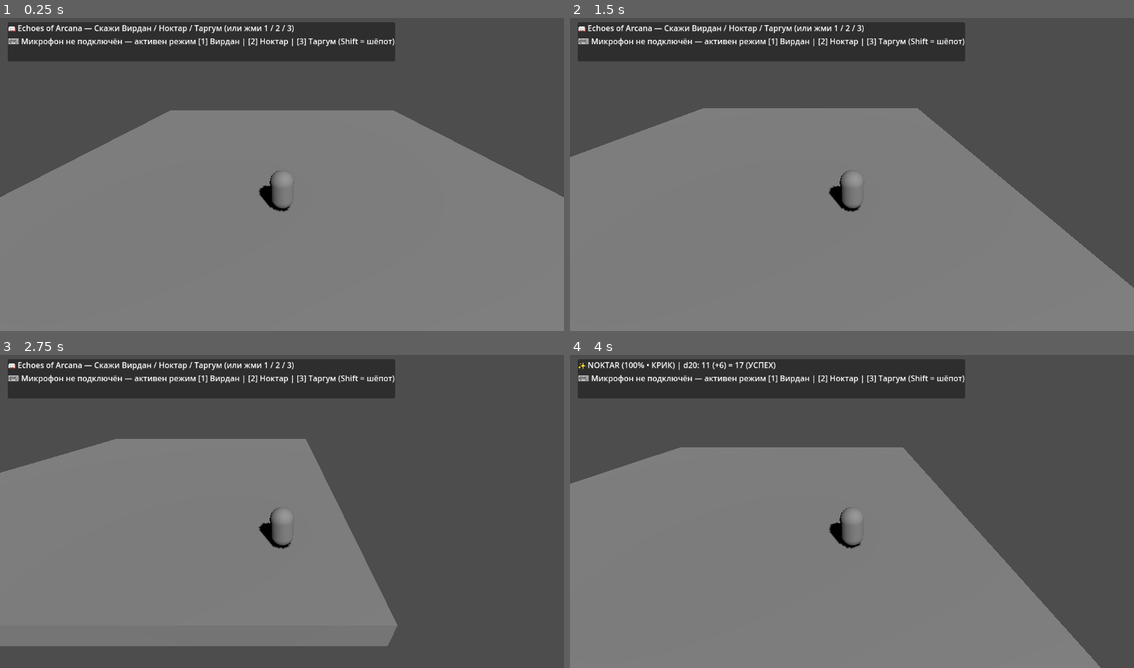
Above: before the commit, frames 1-4 (two rows, left to right).
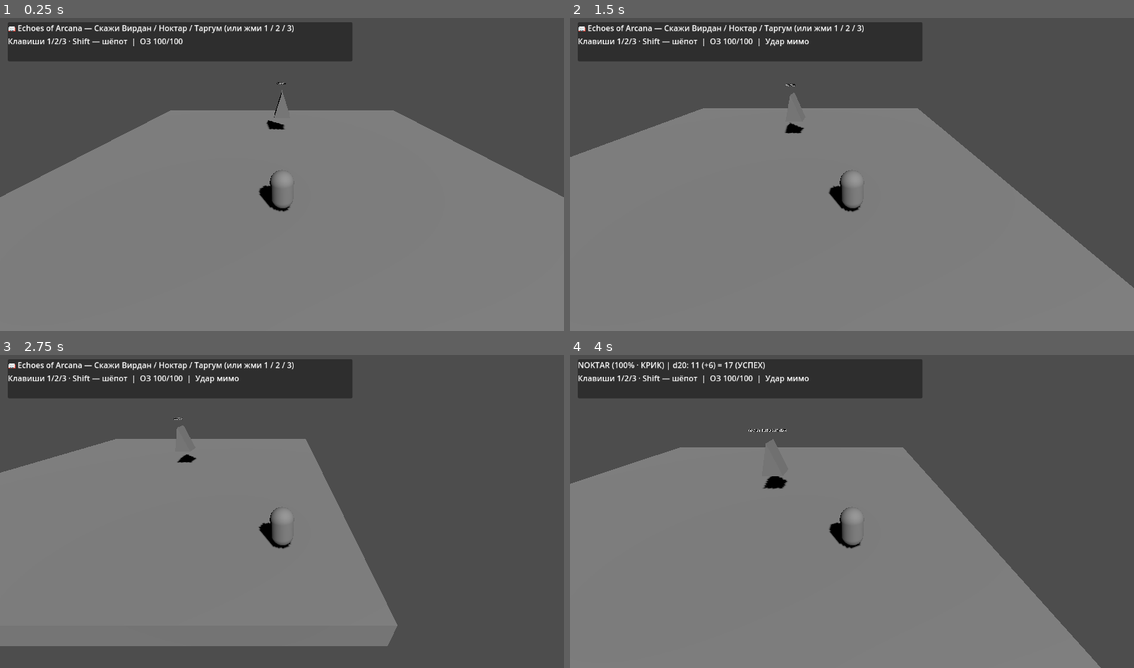
Above: after the commit, the same moments.

Repository: Alizhan2/Game-x
Game: Godot game, scene res://scenes/main.tscn
Same seed, same stepped clock (60 frames per second), same inputs: the game is played once before the commit and once after it.
Inputs (mouse positions are in pixels of both pictures, inside the frame that each line leads up to):
- Up to frame 1 (0.25 s): no input
- Up to frame 2 (1.5 s): tap Enter at 0.5 s; move the mouse to (976, 155) at 0.52 s; press the mouse at (976, 155) at 0.53 s; hold D (move_right) 0.53-1.28 s; move the mouse to (739, 187) at 1.27 s; release the mouse at (739, 187) at 1.28 s; hold S (move_back) from 1.28 s (still down); tap V (push_to_talk) at 1.35 s
- Up to frame 3 (2.75 s): click (169, 524) at 1.55 s; move the mouse to (338, 439) at 2.02 s; release S (move_back) at 2.03 s; hold D (move_right) from 2.03 s (still down); hold 0 (silence_hold) from 2.03 s (still down); click (338, 439) at 2.3 s
- Up to frame 4 (4 s): move the mouse to (823, 574) at 2.77 s; release D (move_right) at 2.78 s; release 0 (silence_hold) at 2.78 s; hold W (move_forward) 2.78-3.53 s; tap 2 (spell_noktar) at 2.85 s; click (823, 574) at 3.05 s; move the mouse to (1021, 558) at 3.52 s; press the mouse at (1021, 558) at 3.53 s; hold A (move_left) from 3.53 s (still down); tap 3 (spell_targum) at 3.6 s

The runs differ from the first frame. In frame 1, 1.7% of the frame differs, in the area x 1-71%, y 1-36%; in frame 2, 1.8%; in frame 3, 1.8%; in frame 4, 2.3%, in the area x 1-71%, y 1-43%.

Commit message:
Implement spell combat, melee and natural d20 outcomes (#7)

Diff:
--- a/godot_project/project.godot
+++ b/godot_project/project.godot
@@ -17,6 +17,11 @@
 AdaptiveAI="*res://scripts/adaptive_ai.gd"
 
 [input]
+
+melee_attack={
+"deadzone": 0.5,
+"events": [Object(InputEventMouseButton,"button_index":1)]
+}
 
 move_forward={
 "deadzone": 0.5,
--- /dev/null
+++ b/godot_project/scripts/combat_guard.gd
@@ -0,0 +1,109 @@
+class_name CombatGuard
+extends Node3D
+
+## Place this script on an ordinary guard, or extend it for a story encounter.
+@export var max_health: int = 60
+@export var approach_speed: float = 1.8
+@export var detection_radius: float = 12.0
+
+const STRIKE_RANGE := 2.8
+const BEAM_RANGE := 8.0
+const WINDUP := 1.2
+const RECOVERY := 2.0
+
+@onready var health: int = max_health
+var rooted_for := 0.0
+var exposed_for := 0.0
+var _recovery := RECOVERY
+var _windup := 0.0
+var _casting_beam := false
+var _status := Label3D.new()
+
+func _ready() -> void:
+	add_to_group(&"combat_guards")
+	# The starter arena has an empty Keeper node. Authored models take precedence.
+	if find_children("*", "MeshInstance3D", true, false).is_empty():
+		var body := MeshInstance3D.new()
+		body.mesh = PrismMesh.new()
+		body.scale = Vector3(1.2, 1.8, 1.2)
+		add_child(body)
+	_status.position.y = 1.45
+	_status.billboard = BaseMaterial3D.BILLBOARD_ENABLED
+	_status.font_size = 38
+	add_child(_status)
+	_update_status()
+
+func expose(duration: float) -> void:
+	exposed_for = maxf(exposed_for, duration)
+	_update_status()
+
+func bind_roots(duration: float) -> void:
+	rooted_for = maxf(rooted_for, duration)
+	_windup = 0.0
+	_recovery = RECOVERY
+	_update_status()
+
+func receive_strike(base_damage: int) -> int:
+	var damage := base_damage * 2 if exposed_for > 0.0 else base_damage
+	exposed_for = 0.0
+	health = maxi(0, health - damage)
+	if health == 0:
+		_on_defeated()
+	_update_status()
+	return damage
+
+func _on_defeated() -> void:
+	queue_free()
+
+func _physics_process(delta: float) -> void:
+	if is_queued_for_deletion():
+		return
+	exposed_for = maxf(0.0, exposed_for - delta)
+	rooted_for = maxf(0.0, rooted_for - delta)
+	_recovery = maxf(0.0, _recovery - delta)
+	var player := get_tree().get_first_node_in_group(&"combat_player") as ArcanaPlayer
+	if player != null and rooted_for <= 0.0:
+		_track_player(player, delta)
+	_update_status()
+
+func _track_player(player: ArcanaPlayer, delta: float) -> void:
+	var offset := player.global_position - global_position
+	offset.y = 0.0
+	var distance := offset.length()
+	if player.stealth_left > 0.0 or distance > detection_radius:
+		_windup = 0.0
+		return
+	# Arena guards cannot see or hit through closed passages.
+	var sight := PhysicsRayQueryParameters3D.create(global_position, player.global_position)
+	sight.exclude = [player.get_rid()]
+	if not get_world_3d().direct_space_state.intersect_ray(sight).is_empty():
+		_windup = 0.0
+		return
+	if _windup > 0.0:
+		_windup = maxf(0.0, _windup - delta)
+		if _windup == 0.0:
+			var reach := BEAM_RANGE if _casting_beam else STRIKE_RANGE
+			if distance <= reach:
+				player.take_hit(14 if _casting_beam else 9, _casting_beam)
+			_recovery = RECOVERY
+	elif _recovery == 0.0 and distance <= BEAM_RANGE:
+		_casting_beam = distance > STRIKE_RANGE
+		_windup = WINDUP
+	elif distance > STRIKE_RANGE * 0.8:
+		global_position += offset.normalized() * minf(approach_speed * delta, distance - STRIKE_RANGE * 0.8)
+
+func _update_status() -> void:
+	var tags := PackedStringArray()
+	if rooted_for > 0.0:
+		tags.append("КОРНИ")
+	if exposed_for > 0.0:
+		tags.append("УЯЗВИМОСТЬ")
+	if _windup > 0.0:
+		tags.append("ГОТОВИТ ЛУЧ" if _casting_beam else "ЗАМАХ")
+	_status.text = "%d / %d  %s" % [health, max_health, " · ".join(tags)]
+	if exposed_for > 0.0:
+		_status.modulate = Color("d7a4ff")
+	elif rooted_for > 0.0:
+		_status.modulate = Color("86efa4")
+	else:
+		_status.modulate = Color.WHITE
--- a/godot_project/scripts/d20_roller.gd
+++ b/godot_project/scripts/d20_roller.gd
@@ -2,18 +2,24 @@
 extends RefCounted
 
 static func roll_spell(confidence: float, volume: float) -> Dictionary:
-	var base_d20: int = randi_range(1, 20)
-	var ai_bonus: int = int(round(clampf(confidence, 0.0, 1.0) * 4.0 + clampf(volume, 0.0, 1.0) * 2.0))
-	var total: int = base_d20 + ai_bonus
-	var tier: String = "УСПЕХ"
-	if base_d20 == 20 or total >= 21:
+	return resolve_roll(randi_range(1, 20), confidence, volume)
+
+static func resolve_roll(die: int, confidence: float, volume: float) -> Dictionary:
+	var bonus := roundi(clampf(confidence, 0.0, 1.0) * 4.0 + clampf(volume, 0.0, 1.0) * 2.0)
+	var total := die + bonus
+	var tier := "УСПЕХ"
+	var strength := 1.0
+	if die == 1:
+		tier = "СРЫВ"
+		strength = 0.0
+	elif die == 20:
 		tier = "КРИТИЧЕСКИЙ УСПЕХ"
+		strength = 1.5
 	elif total < 10:
 		tier = "СЛАБЫЙ КАСТ"
+		strength = 0.75
+	elif total >= 21:
+		tier = "СИЛЬНЫЙ КАСТ"
+		strength = 1.25
 
-	return {
-		"d20": base_d20,
-		"bonus": ai_bonus,
-		"total": total,
-		"tier": tier,
-	}
+	return {"d20": die, "bonus": bonus, "total": total, "tier": tier, "strength": strength}
--- a/godot_project/scripts/keeper_boss.gd
+++ b/godot_project/scripts/keeper_boss.gd
@@ -1,4 +1,4 @@
-extends Node3D
+extends CombatGuard
 
 enum Phase {
 	BEAM_SHIELD,
@@ -14,10 +14,18 @@
 var _combo_deadline_msec: int = 0
 
 func _ready() -> void:
+	super._ready()
 	VoiceReceiver.spell_heard.connect(_on_spell_heard)
 	VoiceReceiver.silence_updated.connect(_on_silence_updated)
 
-func _on_spell_heard(spell: String, _conf: float, _vol: float, _d20: Dictionary, _whisper: bool) -> void:
+# A broken combat stance staggers the Keeper. The ritual still determines the ending.
+func _on_defeated() -> void:
+	health = max_health
+	bind_roots(3.0)
+
+func _on_spell_heard(spell: String, _conf: float, _vol: float, d20: Dictionary, _whisper: bool) -> void:
+	if d20["d20"] == 1:
+		return
 	match current_phase:
 		Phase.BEAM_SHIELD:
 			if spell == "targum":
@@ -43,10 +51,12 @@
 		Phase.FINAL_CHOICE:
 			# Ending A: Player speaks a spell of Pervorech to restore magic
 			current_phase = Phase.FINISHED
+			set_physics_process(false)
 			GameState.finish_chapter_one("translator")
 
 func _on_silence_updated(silence_sec: float) -> void:
 	if current_phase == Phase.FINAL_CHOICE and silence_sec >= 5.0:
 		# Ending B: Player stays silent for 5 real seconds -> Price of Silence
 		current_phase = Phase.FINISHED
+		set_physics_process(false)
 		GameState.finish_chapter_one("silence")
--- a/godot_project/scripts/player.gd
+++ b/godot_project/scripts/player.gd
@@ -1,20 +1,56 @@
+class_name ArcanaPlayer
 extends CharacterBody3D
 
 @export var move_speed: float = 6.2
 @export var gravity: float = 20.0
+@export var spell_radius: float = 12.0
+@export var melee_reach: float = 3.2
 
-@onready var hud_spell_label: Label = $"../CanvasLayer/HudPanel/VBox/SpellLabel"
-@onready var hud_status_label: Label = $"../CanvasLayer/HudPanel/VBox/StatusLabel"
+const MAX_HEALTH := 100
+const MELEE_DAMAGE := 12
+const MELEE_COOLDOWN := 0.45
+
+@onready var hud_spell_label := get_node_or_null("../CanvasLayer/HudPanel/VBox/SpellLabel") as Label
+@onready var hud_status_label := get_node_or_null("../CanvasLayer/HudPanel/VBox/StatusLabel") as Label
+@onready var _spawn_position := global_position
+
+var health := MAX_HEALTH
+var shield_left := 0.0
+var stealth_left := 0.0
+var _melee_wait := 0.0
+var _attack_requested := false
+var _engine_connected := false
+var _last_hit := ""
+var _shield := MeshInstance3D.new()
 
 func _ready() -> void:
+	add_to_group(&"combat_player")
 	VoiceReceiver.spell_heard.connect(_on_spell_heard)
 	VoiceReceiver.engine_status_changed.connect(_on_engine_status_changed)
-	_on_engine_status_changed(false)
+	_shield.mesh = SphereMesh.new()
+	_shield.scale = Vector3(2.2, 2.2, 2.2)
+	var rune := StandardMaterial3D.new()
+	rune.transparency = BaseMaterial3D.TRANSPARENCY_ALPHA
+	rune.albedo_color = Color(0.96, 0.65, 0.23, 0.32)
+	_shield.material_override = rune
+	add_child(_shield)
+	_update_status()
 
 func _physics_process(delta: float) -> void:
+	var was_shielded := shield_left > 0.0
+	var was_stealthed := stealth_left > 0.0
+	shield_left = maxf(0.0, shield_left - delta)
+	stealth_left = maxf(0.0, stealth_left - delta)
+	if was_shielded != (shield_left > 0.0) or was_stealthed != (stealth_left > 0.0):
+		_update_status()
+	_melee_wait = maxf(0.0, _melee_wait - delta)
+	if _attack_requested:
+		_attack_requested = false
+		if _melee_wait == 0.0:
+			_melee_attack()
+
 	if not is_on_floor():
 		velocity.y -= gravity * delta
-
 	var input_dir := Vector2(
 		Input.get_axis("move_left", "move_right"),
 		Input.get_axis("move_forward", "move_back")
@@ -26,44 +62,119 @@
 	else:
 		velocity.x = move_toward(velocity.x, 0.0, move_speed)
 		velocity.z = move_toward(velocity.z, 0.0, move_speed)
-
 	move_and_slide()
 
+func _unhandled_input(event: InputEvent) -> void:
+	if event.is_action_pressed("melee_attack"):
+		_attack_requested = true
+
 func _on_engine_status_changed(connected: bool) -> void:
+	_engine_connected = connected
+	_update_status()
+
+func _update_status() -> void:
+	_shield.visible = shield_left > 0.0
 	if hud_status_label == null:
 		return
-	if connected:
-		hud_status_label.text = "🎙️ ИИ-модель ONNX активна (127.0.0.1:5055) | Клавиши 1/2/3 тоже работают"
-	else:
-		hud_status_label.text = "⌨️ Микрофон не подключён — активен режим [1] Вирдан | [2] Ноктар | [3] Таргум (Shift = шёпот)"
+	var parts := PackedStringArray(["Голос и клавиши" if _engine_connected else "Клавиши 1/2/3 · Shift — шёпот", "ОЗ %d/%d" % [health, MAX_HEALTH]])
+	if shield_left > 0.0:
+		parts.append("ЩИТ")
+	if stealth_left > 0.0:
+		parts.append("СКРЫТНОСТЬ")
+	if not _last_hit.is_empty():
+		parts.append(_last_hit)
+	hud_status_label.text = "  |  ".join(parts)
 
 func _on_spell_heard(spell: String, confidence: float, volume: float, d20: Dictionary, is_whisper: bool) -> void:
-	var mode_tag := "ШЁПОТ" if is_whisper else "КРИК"
+	if spell not in ["virdan", "noktar", "targum"]:
+		return
+	var mode_tag := "ШЁПОТ" if is_whisper else ("КРИК" if volume >= 0.7 else "ГОЛОС")
+	var cast_name := "[УДАЛЕНО]" if GameState.ui_censored else spell.to_upper()
 	if hud_spell_label != null:
-		if GameState.ui_censored:
-			hud_spell_label.text = "[УДАЛЕНО] | d20: %d (+%d) = %d (%s)" % [d20["d20"], d20["bonus"], d20["total"], d20["tier"]]
-		else:
-			hud_spell_label.text = "✨ %s (%d%% • %s) | d20: %d (+%d) = %d (%s)" % [
-				spell.to_upper(), int(round(confidence * 100.0)), mode_tag,
-				d20["d20"], d20["bonus"], d20["total"], d20["tier"]
-			]
-
+		hud_spell_label.modulate = Color.WHITE
+		if d20["d20"] == 1:
+			hud_spell_label.modulate = Color("ff9696")
+		elif d20["d20"] == 20:
+			hud_spell_label.modulate = Color("ffdc7a")
+		hud_spell_label.text = "%s (%d%% · %s) | d20: %d (+%d) = %d (%s)" % [
+			cast_name, roundi(confidence * 100.0), mode_tag, d20["d20"], d20["bonus"], d20["total"], d20["tier"]
+		]
+	if d20["d20"] == 1:
+		return
+	var strength: float = d20.get("strength", 1.5 if d20["d20"] == 20 else 1.0)
+	stealth_left = 0.0
+	_last_hit = ""
 	match spell:
 		"virdan":
-			_cast_virdan(volume)
+			for guard in _nearby_guards(spell_radius):
+				guard.bind_roots((2.5 + volume) * strength)
 		"noktar":
-			_cast_noktar(is_whisper)
+			for guard in _nearby_guards(spell_radius):
+				guard.expose(6.0 * strength)
+			_reveal_nearby()
+			if is_whisper:
+				stealth_left = 4.0 * strength
 		"targum":
-			_cast_targum(volume)
+			shield_left = maxf(shield_left, (2.5 + volume) * strength)
+	_update_status()
 
-func _cast_virdan(volume: float) -> void:
-	# TODO (48h Jam): Spawn emerald roots binding nearby enemies; duration scales with volume.
-	pass
+func _nearby_guards(radius: float) -> Array[CombatGuard]:
+	var nearby: Array[CombatGuard] = []
+	for node in get_tree().get_nodes_in_group(&"combat_guards"):
+		var guard := node as CombatGuard
+		if guard != null and not guard.is_queued_for_deletion() and global_position.distance_squared_to(guard.global_position) <= radius * radius:
+			nearby.append(guard)
+	return nearby
 
-func _cast_noktar(is_whisper: bool) -> void:
-	# TODO (48h Jam): Spawn spectral spirit; passes grates silently when is_whisper == true.
-	pass
+func _reveal_nearby() -> void:
+	# Mark concealed props as noctar_hidden; a closed door panel is a StaticBody3D
+	# in noctar_seals, with its mesh and collision shapes underneath it.
+	for node in get_tree().get_nodes_in_group(&"noctar_hidden"):
+		var prop := node as Node3D
+		if prop != null and global_position.distance_to(prop.global_position) <= spell_radius:
+			prop.show()
+	for node in get_tree().get_nodes_in_group(&"noctar_seals"):
+		var seal := node as StaticBody3D
+		if seal != null and global_position.distance_to(seal.global_position) <= spell_radius:
+			seal.hide()
+			seal.collision_layer = 0
+			seal.collision_mask = 0
 
-func _cast_targum(volume: float) -> void:
-	# TODO (48h Jam): Spawn geometric stone shield blocking Archive-0 beams.
-	pass
+func _melee_attack() -> void:
+	_melee_wait = MELEE_COOLDOWN
+	stealth_left = 0.0
+	var nearest: CombatGuard
+	var best_distance := INF
+	for guard in _nearby_guards(melee_reach):
+		var distance := global_position.distance_squared_to(guard.global_position)
+		if distance >= best_distance:
+			continue
+		var sight := PhysicsRayQueryParameters3D.create(global_position, guard.global_position)
+		sight.exclude = [get_rid()]
+		var hit := get_world_3d().direct_space_state.intersect_ray(sight)
+		var obstacle := hit.get("collider") as Node
+		if obstacle != null and obstacle != guard and not guard.is_ancestor_of(obstacle):
+			continue
+		nearest = guard
+		best_distance = distance
+	if nearest == null:
+		_last_hit = "Удар мимо"
+	else:
+		var damage := nearest.receive_strike(MELEE_DAMAGE)
+		_last_hit = "Крит −%d" % damage if damage > MELEE_DAMAGE else "Удар −%d" % damage
+	_update_status()
+
+func take_hit(amount: int, beam: bool) -> void:
+	var attack := "Луч" if beam else "Удар"
+	if shield_left > 0.0:
+		_last_hit = "%s заблокирован" % attack
+	else:
+		health = maxi(0, health - amount)
+		_last_hit = "%s −%d ОЗ" % [attack, amount]
+		if health == 0:
+			global_position = _spawn_position
+			velocity = Vector3.ZERO
+			stealth_left = 0.0
+			health = MAX_HEALTH
+			_last_hit = "Возвращение к точке старта"
+	_update_status()
--- /dev/null
+++ b/godot_project/scripts/tests/combat_trial.tscn
@@ -0,0 +1,42 @@
+[gd_scene load_steps=6 format=3]
+
+[ext_resource type="PackedScene" path="res://scenes/main.tscn" id="1_arena"]
+
+[sub_resource type="StandardMaterial3D" id="SealMaterial"]
+albedo_color = Color(0.28, 0.19, 0.44, 1)
+
+[sub_resource type="BoxMesh" id="DoorMesh"]
+size = Vector3(3.2, 3.2, 0.45)
+material = SubResource("SealMaterial")
+
+[sub_resource type="BoxShape3D" id="DoorShape"]
+size = Vector3(3.2, 3.2, 0.45)
+
+[sub_resource type="BoxMesh" id="FrameMesh"]
+size = Vector3(0.38, 3.5, 0.65)
+
+[node name="CombatTrial" instance=ExtResource("1_arena")]
+
+[node name="SealedPassage" type="StaticBody3D" parent="." groups=["noctar_seals"]]
+position = Vector3(0, 1.6, 0)
+
+[node name="Door" type="MeshInstance3D" parent="SealedPassage"]
+mesh = SubResource("DoorMesh")
+
+[node name="Collision" type="CollisionShape3D" parent="SealedPassage"]
+shape = SubResource("DoorShape")
+
+[node name="LeftJamb" type="MeshInstance3D" parent="."]
+position = Vector3(-1.8, 1.75, 0)
+mesh = SubResource("FrameMesh")
+
+[node name="RightJamb" type="MeshInstance3D" parent="."]
+position = Vector3(1.8, 1.75, 0)
+mesh = SubResource("FrameMesh")
+
+[node name="Inscription" type="Label3D" parent="." groups=["noctar_hidden"]]
+visible = false
+position = Vector3(0, 3.5, 0)
+text = "Печать раскрыта"
+font_size = 52
+modulate = Color(0.83, 0.7, 1, 1)
--- /dev/null
+++ b/godot_project/scripts/tests/test_core_combat.gd
@@ -0,0 +1,91 @@
+# Run after project import: godot --headless --path godot_project --script res://scripts/tests/test_core_combat.gd
+extends SceneTree
+
+var failures: int = 0
+var player
+var keeper
+var voice
+
+func _initialize() -> void:
+	call_deferred("_run")
+
+func check(ok: bool, description: String) -> void:
+	if ok:
+		print("PASS ", description)
+	else:
+		failures += 1
+		push_error(description)
+
+func cast(word: String, die: int, whisper: bool = false) -> void:
+	var volume := 0.2 if whisper else 0.8
+	voice.spell_heard.emit(word, 1.0, volume, D20Roller.resolve_roll(die, 1.0, volume), whisper)
+
+func click() -> void:
+	for pressed in [true, false]:
+		var event := InputEventMouseButton.new()
+		event.button_index = MOUSE_BUTTON_LEFT
+		event.pressed = pressed
+		event.position = Vector2(800, 380)
+		Input.parse_input_event(event)
+		Input.flush_buffered_events()
+	await physics_frame
+	await physics_frame
+
+func _run() -> void:
+	var arena := (load("res://scripts/tests/combat_trial.tscn") as PackedScene).instantiate()
+	root.add_child(arena)
+	current_scene = arena
+	await physics_frame
+	await physics_frame
+	player = current_scene.get_node("Player")
+	keeper = current_scene.get_node("KeeperBoss")
+	voice = root.get_node("VoiceReceiver")
+	var door := current_scene.get_node("SealedPassage") as StaticBody3D
+	var inscription := current_scene.get_node("Inscription") as Label3D
+	var query := PhysicsRayQueryParameters3D.create(Vector3(0, 1, 1), Vector3(0, 1, -1))
+	var space: PhysicsDirectSpaceState3D = player.get_world_3d().direct_space_state
+	check(space.intersect_ray(query).get("collider") == door, "Closed door physically blocks the passage")
+
+	cast("targum", 1)
+	check(player.shield_left == 0 and keeper.current_phase == 0, "Natural 1 creates no shield and cannot advance the boss")
+	cast("noktar", 1, true)
+	check(door.visible and not inscription.visible and player.stealth_left == 0, "Fumbled whisper leaves the door and stealth unchanged")
+	cast("noktar", 20, true)
+	await physics_frame
+	check(not door.visible and inscription.visible and space.intersect_ray(query).is_empty(), "NOCTAR reveals the glyph and opens physical passage")
+	check(keeper.exposed_for > 8.0 and player.stealth_left > 5.0, "Natural 20 extends exposure and whispered stealth")
+	check(D20Roller.resolve_roll(12, 1.0, 1.0)["total"] == 18, "Speech confidence and volume modify d20 total")
+
+	keeper.global_position = player.global_position + Vector3(0, 0, -5)
+	keeper._recovery = 0.0
+	keeper._physics_process(0.1)
+	check(keeper._windup == 0.0, "Guard cannot acquire a stealthed player")
+	player.stealth_left = 0.0
+	keeper._physics_process(0.1)
+	check(keeper._windup > 0.0, "Guard starts casting a beam")
+	cast("virdan", 12)
+	var held_at: Vector3 = keeper.global_position
+	keeper._physics_process(1.3)
+	check(keeper._windup == 0.0 and keeper.global_position == held_at and player.health == 100, "VIRDAN interrupts the beam and immobilizes the guard")
+
+	keeper.global_position = player.global_position + Vector3(0, 0, -1.8)
+	await click()
+	check(keeper.health == 36 and keeper.exposed_for == 0.0, "Actual left-click consumes exposure for double damage")
+	await click()
+	check(keeper.health == 36, "Melee cooldown prevents immediate repeat damage")
+	player._melee_wait = 0.0
+	await click()
+	check(keeper.health == 24, "Ordinary melee hit deals base damage")
+
+	cast("targum", 12)
+	for distance in [1.8, 5.0]:
+		keeper.global_position = player.global_position + Vector3(0, 0, -distance)
+		keeper.rooted_for = 0.0
+		keeper._recovery = 0.0
+		keeper._physics_process(0.1)
+		keeper._physics_process(1.3)
+		check(player.health == 100 and "заблокирован" in player.hud_status_label.text, "TARGUM blocks the guard attack at range %.1f" % distance)
+	player._physics_process(7.0)
+	player.take_hit(14, true)
+	check(player.health == 86 and player.shield_left == 0.0, "Damage resumes after shield expiry")
+	quit(int(failures > 0))
